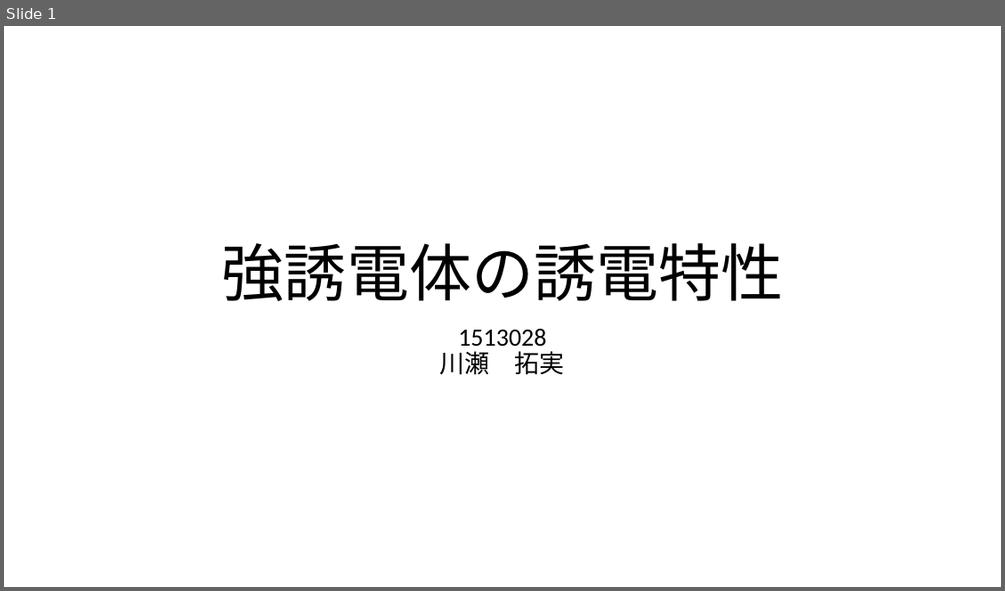
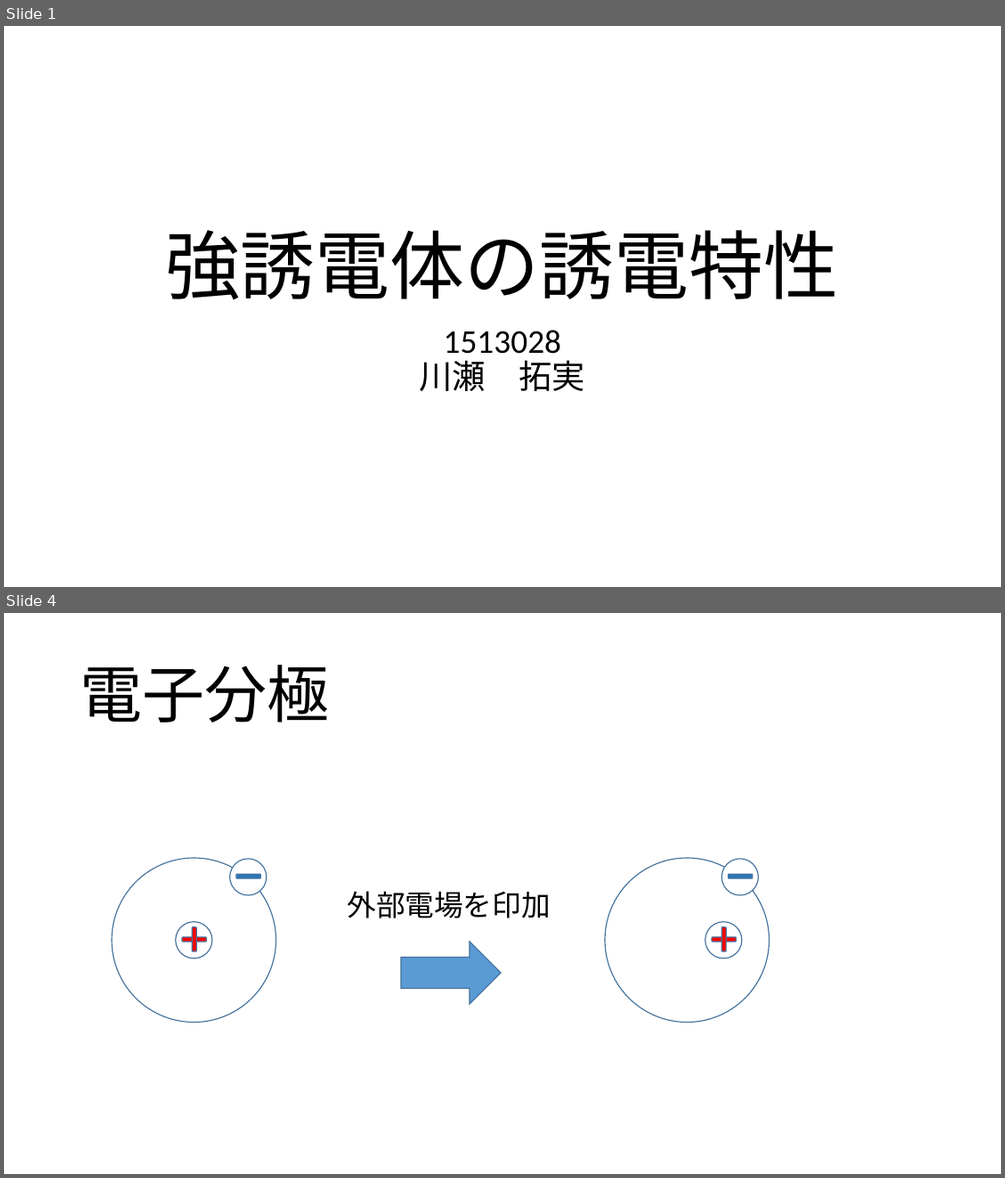
Before and after one commit to coil398/experiment, a slide deck: dielectric/強誘電体の誘電特性.pptx. Shown one above the other, each under a label of ours: slide 1 before the commit, slides 1 and 4 after it; the slides between them are not shown. The pictures are 1005x591 and 1005x1178 pixels, drawn with LibreOffice and Linux fonts; fonts in the diff are those of the drawing. Boxes give left, top, right and bottom in pixels: in the first picture for what was removed or moved away, otherwise in the second. Text is boxed around its words. In the diff, an @@ line names an element or a change of style, - is before the commit and + after.

```diff
--- a/dielectric/強誘電体の誘電特性.pptx
+++ b/dielectric/強誘電体の誘電特性.pptx
@@ slide 4 added at (4, 613, 1001, 1174), background #FFFFFF @@
@@ title added at (80, 665, 329, 722), 60 pt, text #000000 @@
+電子分極
@@ ellipse added at (112, 858, 276, 1022), fill #FFFFFF, outline #43739E 1 pt @@
@@ ellipse added at (230, 859, 267, 895), fill #FFFFFF, outline #43739E 1 pt @@
@@ rounded rectangle added at (236, 874, 260, 878), fill #2E75B6, outline #43739E 1 pt @@
@@ ellipse added at (606, 858, 769, 1022), fill #FFFFFF, outline #43739E 1 pt @@
@@ ellipse added at (722, 859, 759, 895), fill #FFFFFF, outline #43739E 1 pt @@
@@ rounded rectangle added at (728, 874, 752, 878), fill #2E75B6, outline #43739E 1 pt @@
@@ text added at (347, 891, 550, 918), 28 pt, text #000000 @@
+外部電場を印加
@@ ellipse added at (175, 922, 212, 958), fill #FFFFFF, outline #43739E 1 pt @@
@@ rounded rectangle added at (192, 927, 196, 951), fill #FF0000, outline #43739E 1 pt @@
@@ ellipse added at (705, 922, 742, 958), fill #FFFFFF, outline #43739E 1 pt @@
@@ rounded rectangle added at (722, 927, 727, 951), fill #FF0000, outline #43739E 1 pt @@
@@ rounded rectangle added at (182, 937, 206, 941), fill #FF0000, outline #43739E 1 pt @@
@@ right arrow added at (401, 941, 501, 1004), fill #5B9BD5, outline #43739E 1 pt @@
@@ rounded rectangle added at (712, 937, 736, 941), fill #FF0000, outline #43739E 1 pt @@
@@ slide 1 changed as well @@
@@ title "強誘電体の誘電特性" at (166, 230, 839, 300): size 60 to 72 pt @@
@@ subtitle "1513028 川瀬 拓実" at (420, 329, 586, 391): size 24 to 32 pt @@
```
Also in this commit, not shown: 12 other slides added, 3 other files.
